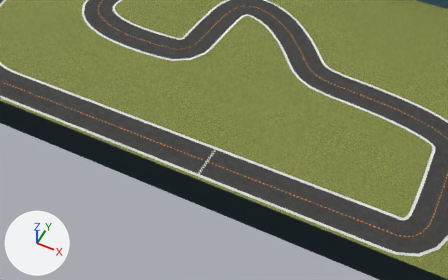
What one commit did to the COLLADA model bundle/meshes/jyllandsringen_open_cw/jyllandsringen_open_cw.dae.
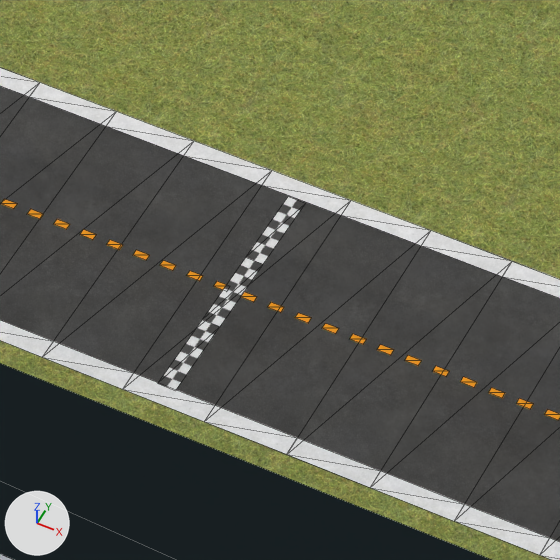
There are two pictures of each version: one from a camera (50 mm lens) standing at (7.01, -12.87, 12.22) and looking at (2.26, -3.38, 0.36), one close up on the part from 39% to 56% of the width and 44% to 70% of the height. Every picture has the same lights, and +X, +Y and +Z are marked at lower left. The close-ups show mesh edges as thin lines. Where no turn or scale is listed for an object, it has been applied to the vertices.

Before the edit, the objects in view are built like this:
```python
me_fieldshape_mesh = bpy.data.meshes.new('fieldShape-mesh')
me_fieldshape_mesh.from_pydata(...)  # 4 vertices, 2 faces; spans x -9.0..9.0, y -5.2..5.3, z 0.0
me_fieldshape_mesh.materials.append(mat_field_materialref)  # picture img_field_png
me_plane = bpy.data.meshes.new('Plane')
me_plane.from_pydata(...)  # 12 vertices, 6 faces; spans x -0.039..0.039, y -0.457..0.457, z 0.0
me_plane.materials.append(mat_startline)  # picture img_startline_png
me_wallshape_mesh = bpy.data.meshes.new('wallShape-mesh')
me_wallshape_mesh.from_pydata(...)  # 8 vertices, 8 faces; spans x -9.0..9.0, y -5.2..5.3, z 0.0..1.0
me_wallshape_mesh.materials.append(mat_wall_materialref)  # picture img_wall_png
ob_field = bpy.data.objects.new('field', me_fieldshape_mesh)
ob_field.location = (0.0, 0.0, 0.0)
ob_startline = bpy.data.objects.new('StartLine', me_plane)
ob_startline.location = (2.066, -3.955, 0.002)
ob_wall = bpy.data.objects.new('wall', me_wallshape_mesh)
ob_wall.location = (0.0, 0.0, 0.0)
# also in view: 'ol' at (0.0, 0.01, 0.0); 'il' at (0.0, 0.0, 0.0); 'road' at (0.0, 0.01, 0.0); 'cl' at (0.0, 0.01, 0.0)
```
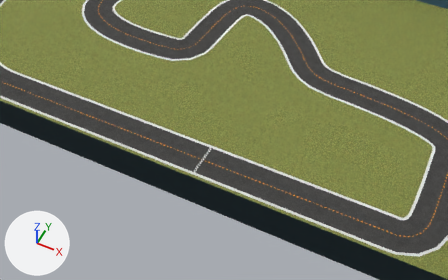
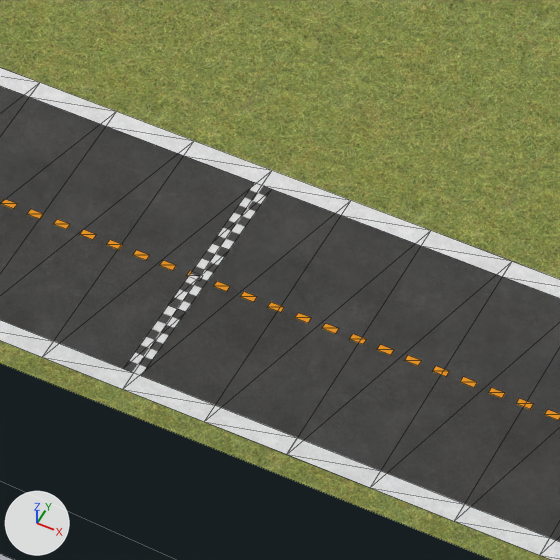
The edits, one by one:
Object 'StartLine' (ob_startline) moves from (2.066, -3.955, 0.002) to (1.936, -3.95, 0.002).

Location of each change, [x1, y1, x2, y2] in pixels of the close-ups (560 x 560 px):
'StartLine', moved
    before: [158, 196, 305, 391]
    after: [124, 183, 272, 375]
